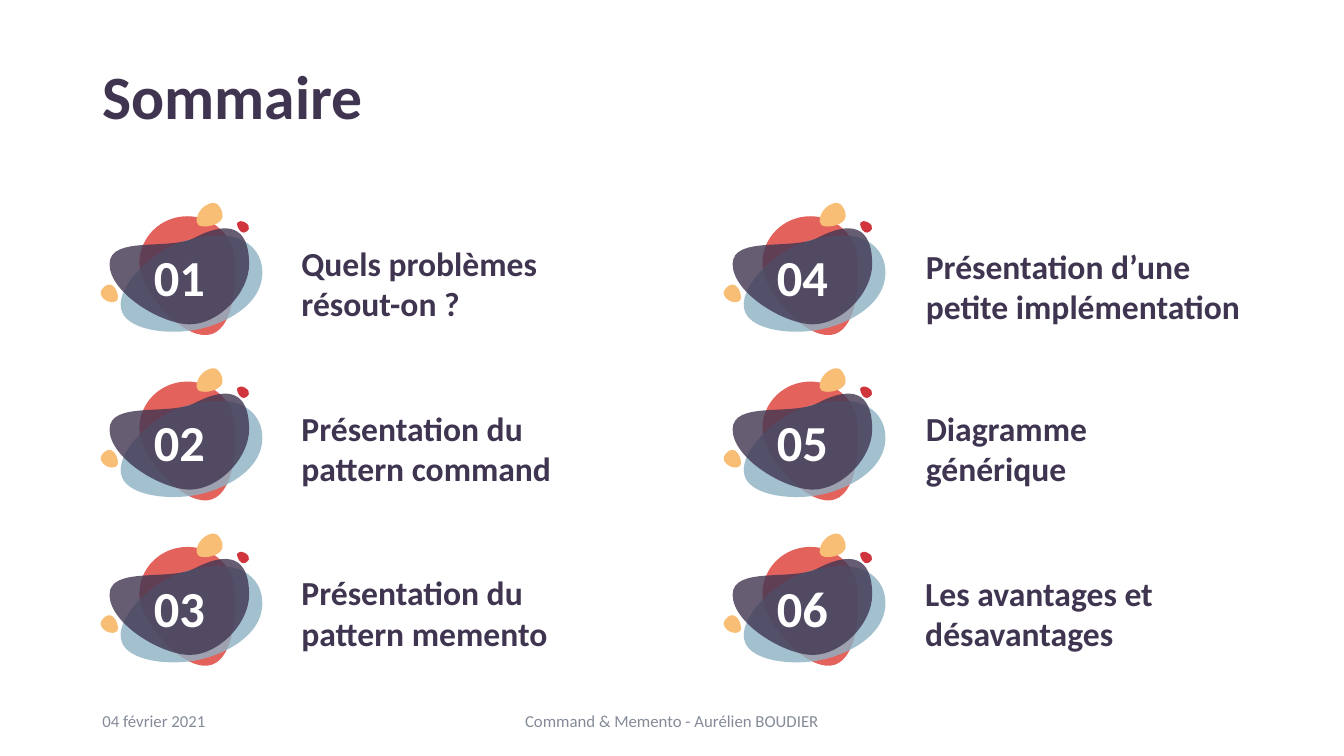
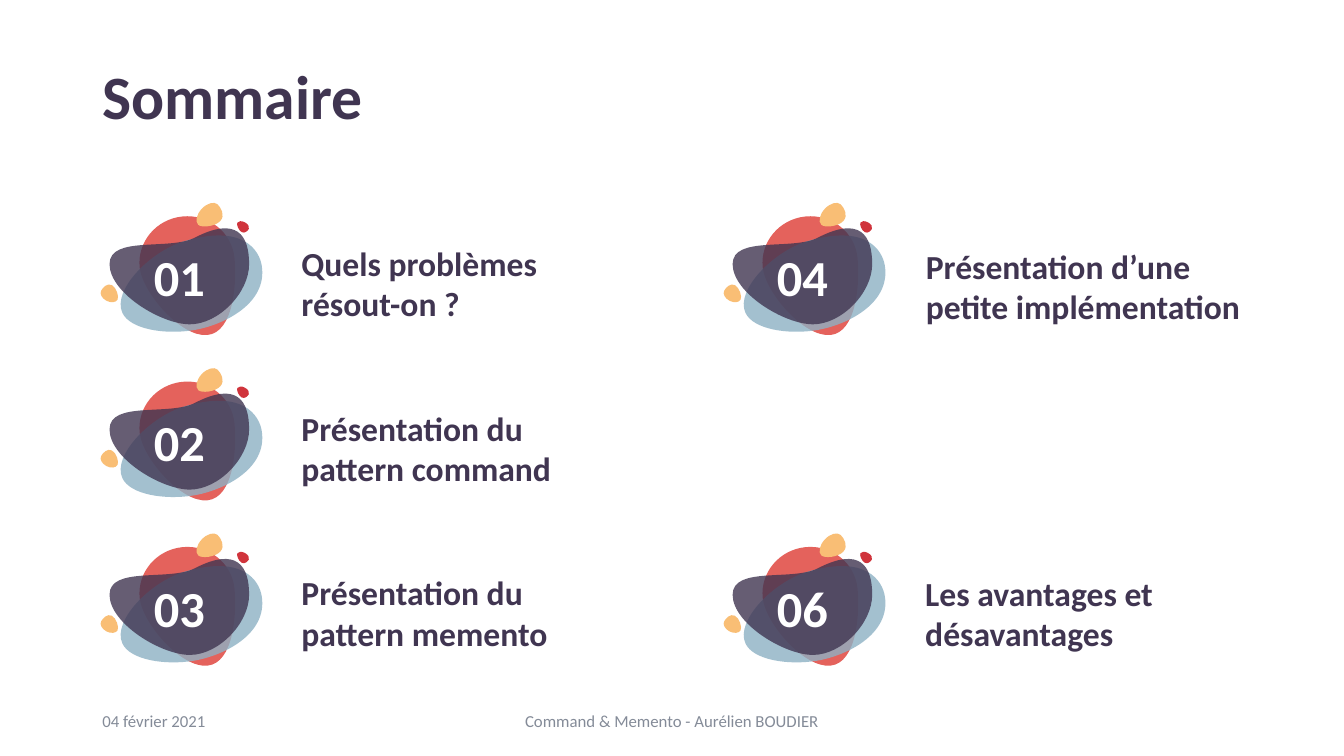
Before and after one commit to kyweez/CDA-14-DESIGN-PATTERN, a slide deck: slide 3 of 01-Powerpoint-presentation/PowerpointPresentation.pptx. Drawn at 1344x756 pixels with LibreOffice and Linux fonts; fonts in the diff are those of the drawing. Boxes give left, top, right and bottom in pixels: in the first picture for what was removed or moved away, otherwise in the second. Text is boxed around its words. In the diff, an @@ line names an element or a change of style, - is before the commit and + after.

```diff
--- a/01-Powerpoint-presentation/PowerpointPresentation.pptx
+++ b/01-Powerpoint-presentation/PowerpointPresentation.pptx
@@ group removed at [724, 368, 886, 501]: 6 freeform shapes @@
-05
@@ text removed at [926, 417, 1087, 487] @@
-Diagramme générique
```
Also in this commit, not shown: 1 other slide changed, 1 slide added, 1 other file.
